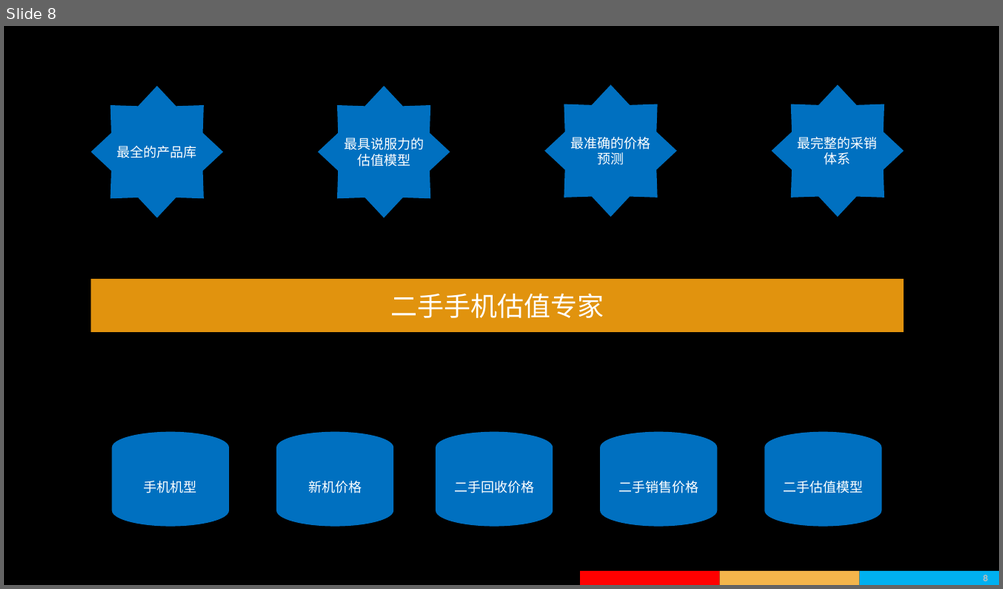
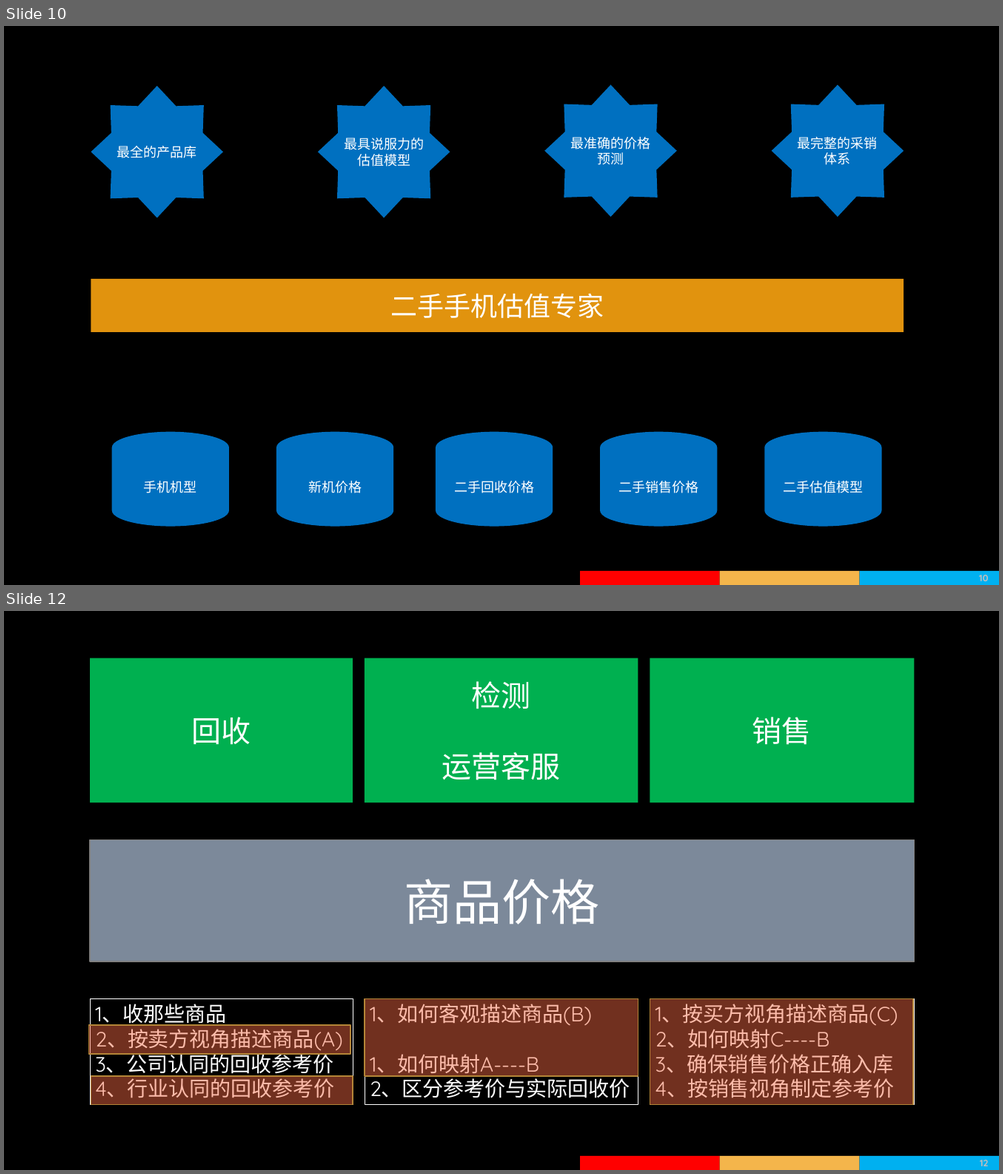
Before and after one commit to wapuboy/ha_how_to, a slide deck: 2019年度价格与BI体系的规划.pptx. Shown one above the other, each under a label of ours: slide 8 before the commit, slides 10 and 12 after it; the slides between them are not shown. The pictures are 1003x589 and 1003x1174 pixels, drawn with LibreOffice and Linux fonts; fonts in the diff are those of the drawing; background and template pictures are left out. Boxes give left, top, right and bottom in pixels: in the first picture for what was removed or moved away, otherwise in the second. Text is boxed around its words. In the diff, an @@ line names an element or a change of style, - is before the commit and + after.

```diff
--- a/2019年度价格与BI体系的规划.pptx
+++ b/2019年度价格与BI体系的规划.pptx
@@ slide 12 added at box(4, 611, 999, 1170), background picture (left out); not listed: 4 template elements that a slide beside it also shows @@
@@ rectangle added at box(90, 658, 353, 803), fill #00B050, 40 pt, text #FFFFFF @@
+回收
@@ rectangle added at box(364, 658, 637, 803), fill #00B050, 40 pt, text #FFFFFF @@
+检测
+运营客服
@@ rectangle added at box(649, 658, 914, 803), fill #00B050, 40 pt, text #FFFFFF @@
+销售
@@ rectangle added at box(90, 840, 913, 962), fill #7C899A, outline #808080 1.5 pt, 66 pt, text #FFFFFF @@
+商品价格
@@ rectangle added at box(90, 999, 353, 1105), outline #FFFFFF 0.5 pt, 28 pt, text #FFFFFF @@
+1、收那些商品
+2、按卖方视角描述商品(A)
+3、公司认同的回收参考价
+4、行业认同的回收参考价
@@ rectangle added at box(364, 999, 637, 1105), outline #FFFFFF 0.5 pt, 28 pt, text #FFFFFF @@
+1、如何客观描述商品(B)
+1、如何映射A----B
+2、区分参考价与实际回收价
@@ rectangle added at box(364, 999, 637, 1076), fill #FB6C45 at 45% opacity, outline #B58637 1.5 pt @@
@@ rectangle added at box(649, 999, 914, 1105), outline #FFFFFF 0.5 pt, 28 pt, text #FFFFFF @@
+1、按买方视角描述商品(C)
+2、如何映射C----B
+3、确保销售价格正确入库
+4、按销售视角制定参考价
@@ rectangle added at box(649, 999, 913, 1105), fill #FB6C45 at 45% opacity, outline #B58637 1.5 pt @@
@@ rectangle added at box(88, 1025, 350, 1054), fill #FB6C45 at 45% opacity, outline #B58637 1.5 pt @@
@@ rectangle added at box(91, 1076, 353, 1105), fill #FB6C45 at 45% opacity, outline #B58637 1.5 pt @@
@@ what was slide 8 is now slide 10 @@
@@ page number at box(979, 575, 987, 582): text changed @@
-8
+10
```
Also in this commit, not shown: 1 slide changed, 8 other slides added, 2 slides removed.
